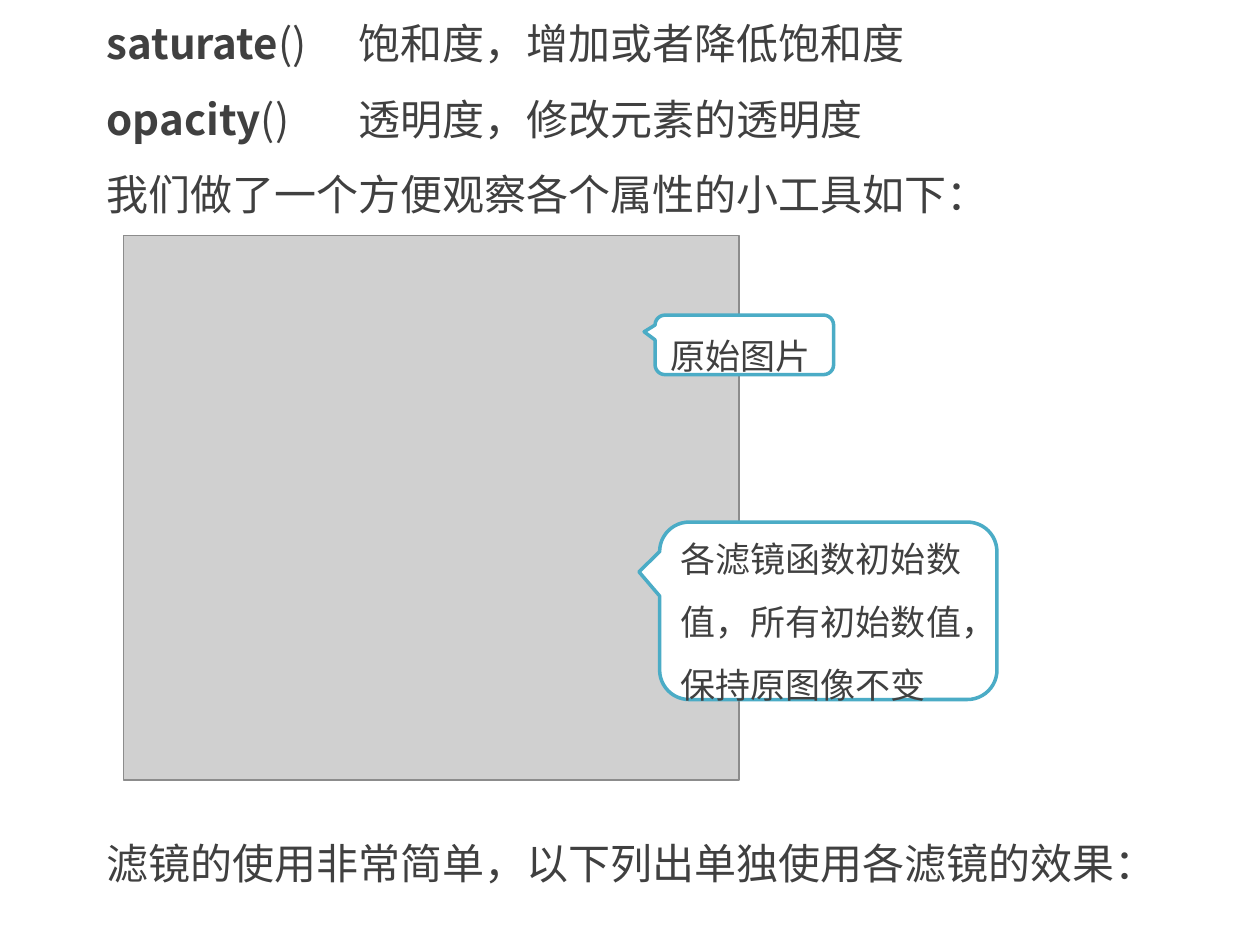
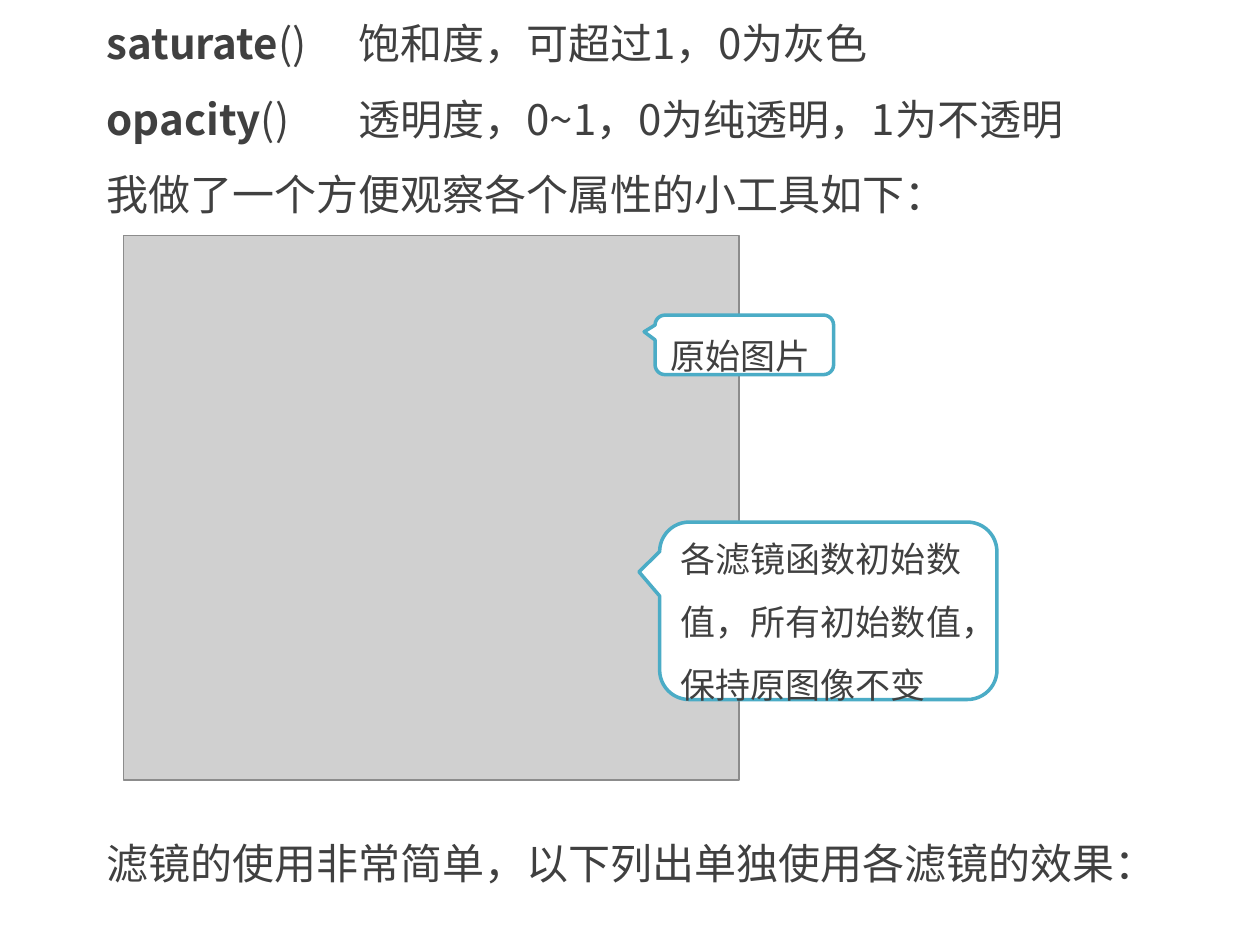
Before and after one commit to kong66/webAni, a slide deck: slide 5 of 35-css-filter/35.pptx. Drawn at 1260x945 pixels with LibreOffice and Linux fonts; fonts in the diff are those of the drawing; grey boxes stand for pictures. Boxes give left, top, right and bottom in pixels: in the first picture for what was removed or moved away, otherwise in the second. Text is boxed around its words. In the diff, an @@ line names an element or a change of style, - is before the commit and + after.

```diff
--- a/35-css-filter/35.pptx
+++ b/35-css-filter/35.pptx
@@ text at [107,23,1064,214]: text changed @@
-saturate() 饱和度，增加或者降低饱和度
-opacity() 透明度，修改元素的透明度
-我们做了一个方便观察各个属性的小工具如下：
+saturate() 饱和度，可超过1，0为灰色
+opacity() 透明度，0~1，0为纯透明，1为不透明
+我做了一个方便观察各个属性的小工具如下：
```
Also in this commit, not shown: 3 other slides changed, 11 slides added, 12 other files.
